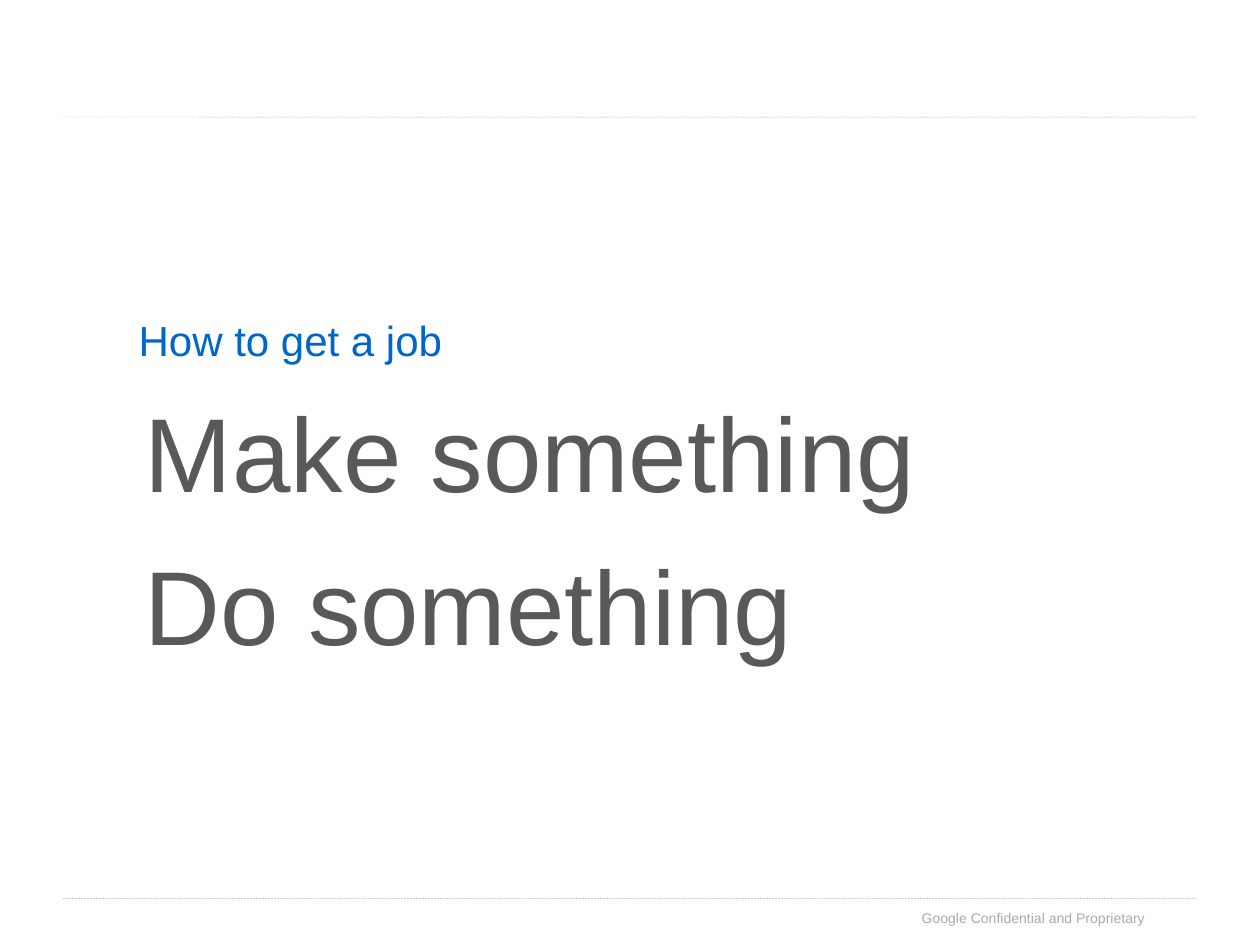
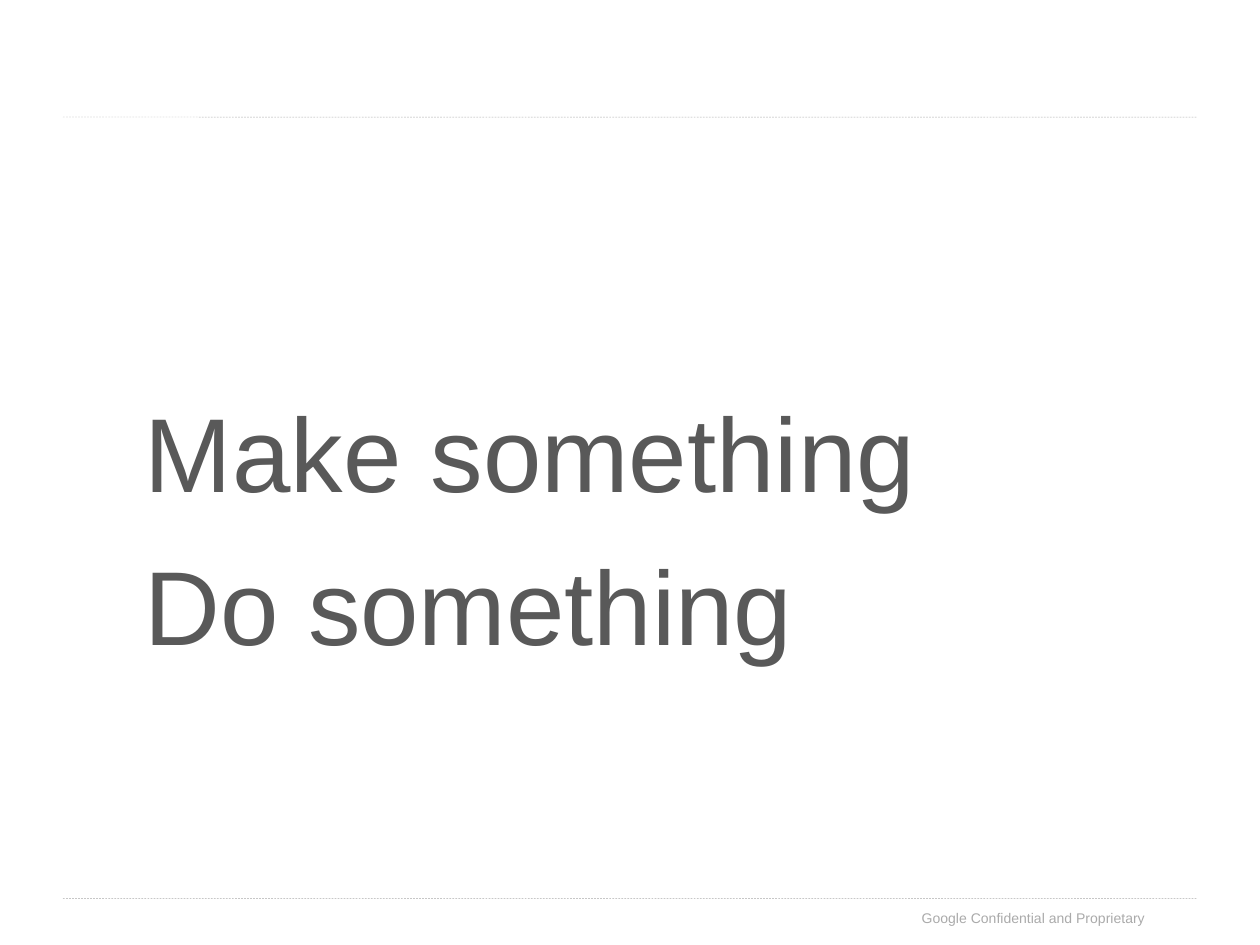
Before and after one commit to samdutton/tmp, a slide deck: slide 28 of purePotential/purePotential.odp. Drawn at 1260x945 pixels with LibreOffice and Linux fonts; fonts in the diff are those of the drawing; background and template pictures are left out. Boxes give left, top, right and bottom in pixels: in the first picture for what was removed or moved away, otherwise in the second. Text is boxed around its words. In the diff, an @@ line names an element or a change of style, - is before the commit and + after.

```diff
--- a/purePotential/purePotential.odp
+++ b/purePotential/purePotential.odp
@@ title removed at bbox=[139, 325, 442, 364] @@
-How to get a job
```
Also in this commit, not shown: 6 other files.
